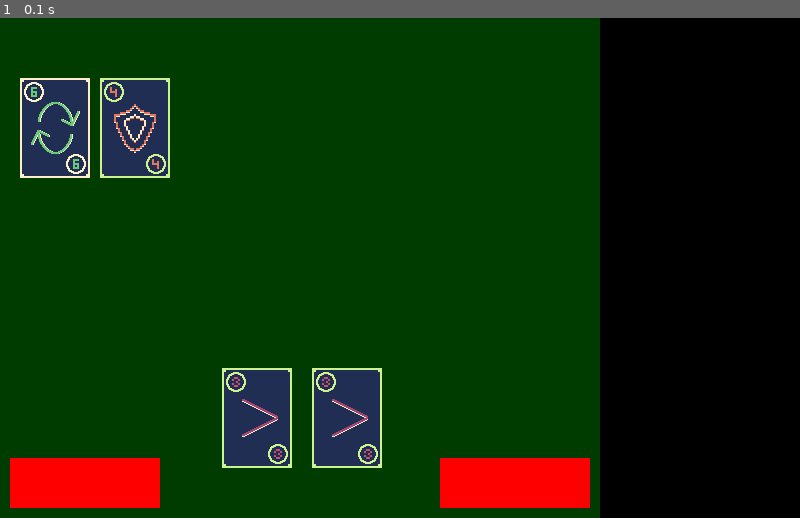
Above: before the commit, frame 1.
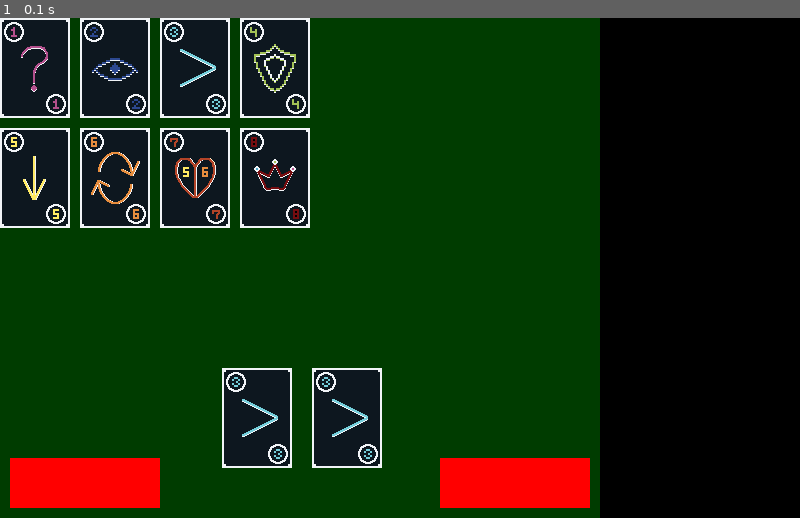
Above: after the commit, the same moment.

Repository: VWait/YandexProjectPygame
Game: pygame game, started from main.py
Same seed, same stepped clock (60 frames per second), same inputs: the game is played once before the commit and once after it.
Inputs:
- Up to frame 1 (0.1 s): no input

The runs differ from the first frame. In frame 1, 18% of the frame differs, in the area x 0-48%, y 0-90%.

Commit message:
дорисовал спрайты

Diff:
--- a/cards.py
+++ b/cards.py
@@ -13,6 +13,11 @@
 class Card1(Card):
     def __init__(self, group, pos0):
         super().__init__(group, 1, pos0)
+
+
+class Card2(Card):
+    def __init__(self, group, pos0):
+        super().__init__(group, 2, pos0)
 
 
 class Card3(Card):
@@ -33,3 +38,13 @@
 class Card6(Card):
     def __init__(self, group, pos0):
         super().__init__(group, 6, pos0)
+
+
+class Card7(Card):
+    def __init__(self, group, pos0):
+        super().__init__(group, 7, pos0)
+
+
+class Card8(Card):
+    def __init__(self, group, pos0):
+        super().__init__(group, 8, pos0)
--- a/main.py
+++ b/main.py
@@ -11,8 +11,14 @@
 all_sprites = pygame.sprite.Group()
 for i in range(2):
     cards.Card3(all_sprites, game_board.get_xy_by_prop((0.37 + i * 0.15, 0.7)))
-cards.Card6(all_sprites, (20, 60))
-cards.Card4(all_sprites, (100, 60))
+cards.Card1(all_sprites, (0, 0))
+cards.Card2(all_sprites, (80, 0))
+cards.Card3(all_sprites, (160, 0))
+cards.Card4(all_sprites, (240, 0))
+cards.Card5(all_sprites, (0, 110))
+cards.Card6(all_sprites, (80, 110))
+cards.Card7(all_sprites, (160, 110))
+cards.Card8(all_sprites, (240, 110))
 
 
 while running:
Binary file changed: data/card1.png
Binary file added: data/card2.png
Binary file changed: data/card3.png
Binary file changed: data/card4.png
Binary file changed: data/card5.png
Binary file changed: data/card6.png
Binary file added: data/card7.png
Binary file added: data/card8.png
